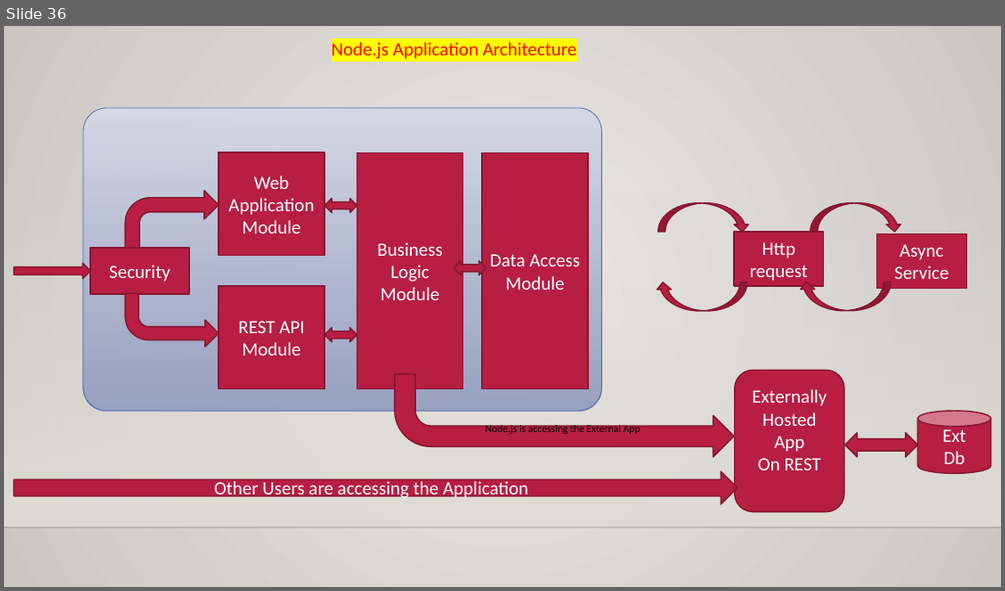
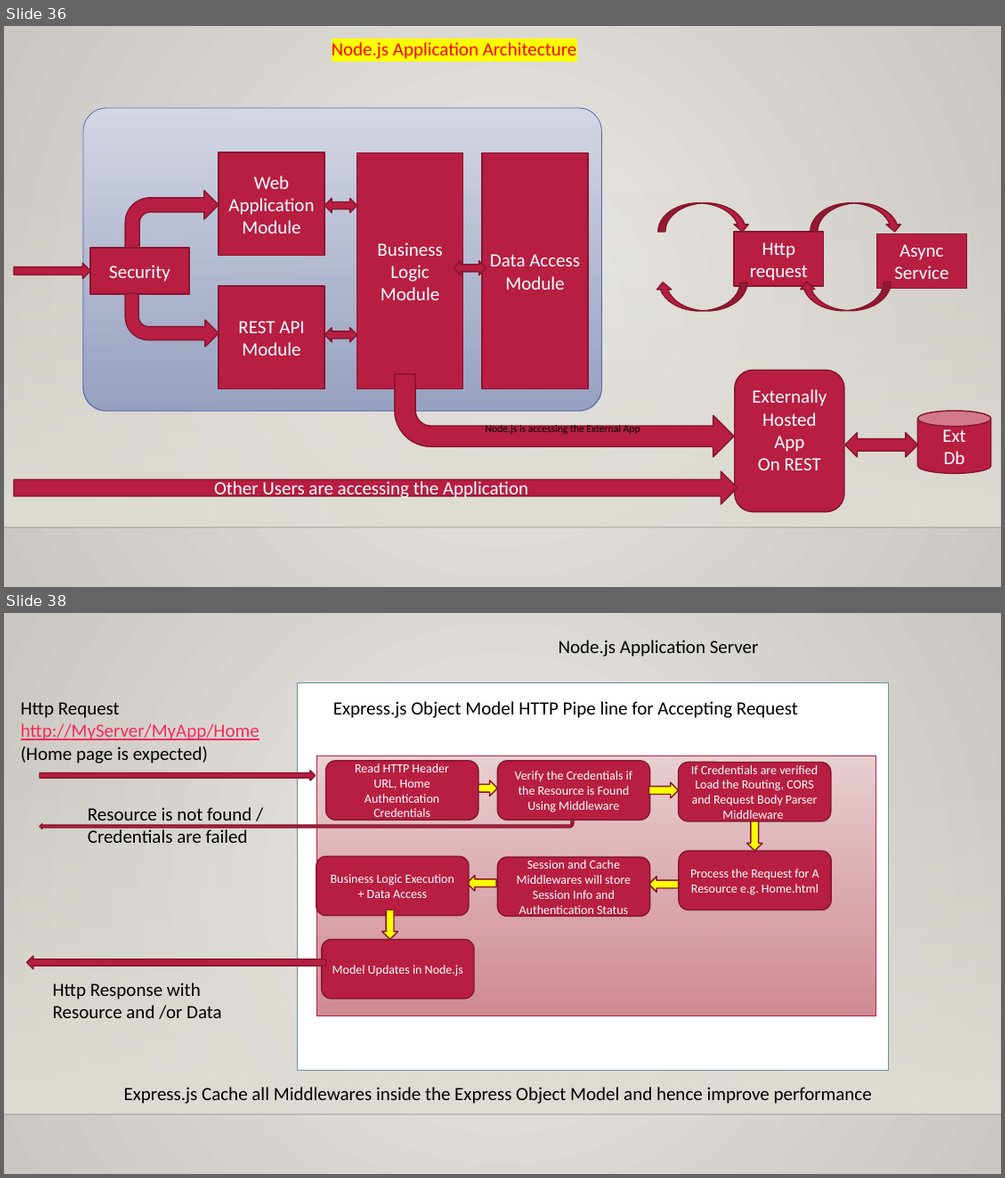
Before and after one commit to maheshsabnis/blazejan2021, a slide deck: Training_Notes_PPTs.pptx. Shown one above the other, each under a label of ours: slide 36 before the commit, slides 36 and 38 after it; the slides between them are not shown. The pictures are 1005x591 and 1005x1178 pixels, drawn with LibreOffice and Linux fonts; fonts in the diff are those of the drawing; background and template pictures are left out. Boxes give left, top, right and bottom in pixels: in the first picture for what was removed or moved away, otherwise in the second. Text is boxed around its words. In the diff, an @@ line names an element or a change of style, - is before the commit and + after.

```diff
--- a/Training_Notes_PPTs.pptx
+++ b/Training_Notes_PPTs.pptx
@@ slide 38 added at (x1=4, y1=613, x2=1001, y2=1174), background gradient #ECEAE7 to #CAC7C1; not listed: 2 template elements that a slide beside it also shows @@
@@ text added at (x1=558, y1=640, x2=759, y2=657), 18 pt, text #000000 @@
+Node.js Application Server
@@ rectangle added at (x1=297, y1=682, x2=888, y2=1070), fill #FFFFFF, outline #6892A0 1.25 pt @@
@@ text added at (x1=21, y1=702, x2=259, y2=763), 18 pt, text #000000 @@
+Http Request
+http://MyServer/MyApp/Home
+(Home page is expected)
@@ text added at (x1=333, y1=701, x2=798, y2=718), 18 pt, text #000000 @@
+Express.js Object Model HTTP Pipe line for Accepting Request
@@ right arrow added at (x1=40, y1=770, x2=316, y2=779), fill #B71E42, outline #871631 1.25 pt @@
@@ rectangle added at (x1=316, y1=755, x2=876, y2=1016), fill gradient #EAD1D3 to #CD828A, outline #B71E42 0.75 pt @@
@@ rounded rectangle added at (x1=325, y1=761, x2=478, y2=820), fill #B71E42, outline #871631 1.25 pt, 12 pt, text #FFFFFF @@
+Read HTTP Header
+URL, Home
+Authentication
+Credentials
@@ rounded rectangle added at (x1=498, y1=761, x2=650, y2=820), fill #B71E42, outline #871631 1.25 pt, 12 pt, text #FFFFFF @@
+Verify the Credentials if the Resource is Found
+Using Middleware
@@ rounded rectangle added at (x1=679, y1=762, x2=831, y2=821), fill #B71E42, outline #871631 1.25 pt, 12 pt, text #FFFFFF @@
+If Credentials are verified
+Load the Routing, CORS and Request Body Parser Middleware
@@ right arrow added at (x1=478, y1=780, x2=498, y2=796), fill #FFFF00, outline #871631 1.25 pt @@
@@ right arrow added at (x1=648, y1=783, x2=679, y2=798), fill #FFFF00, outline #871631 1.25 pt @@
@@ bent arrow added at (x1=40, y1=819, x2=574, y2=828), fill #B71E42, outline #871631 1.25 pt @@
@@ text added at (x1=88, y1=807, x2=251, y2=843), 18 pt, text #000000 @@
+Resource is not found / Credentials are failed
@@ right arrow added at (x1=747, y1=821, x2=762, y2=852), fill #FFFF00, outline #871631 1.25 pt @@
@@ rounded rectangle added at (x1=679, y1=851, x2=831, y2=910), fill #B71E42, outline #871631 1.25 pt, 12 pt, text #FFFFFF @@
+Process the Request for A Resource e.g. Home.html
@@ rounded rectangle added at (x1=316, y1=856, x2=469, y2=915), fill #B71E42, outline #871631 1.25 pt, 12 pt, text #FFFFFF @@
+Business Logic Execution
++ Data Access
@@ right arrow added at (x1=467, y1=876, x2=497, y2=892), fill #FFFF00, outline #871631 1.25 pt @@
@@ rounded rectangle added at (x1=498, y1=857, x2=650, y2=916), fill #B71E42, outline #871631 1.25 pt, 12 pt, text #FFFFFF @@
+Session and Cache Middlewares will store Session Info and Authentication Status
@@ right arrow added at (x1=648, y1=876, x2=679, y2=892), fill #FFFF00, outline #871631 1.25 pt @@
@@ right arrow added at (x1=382, y1=909, x2=397, y2=940), fill #FFFF00, outline #871631 1.25 pt @@
@@ left arrow added at (x1=26, y1=956, x2=325, y2=968), fill #B71E42, outline #871631 1.25 pt @@
@@ rounded rectangle added at (x1=322, y1=939, x2=474, y2=998), fill #B71E42, outline #871631 1.25 pt, 12 pt, text #FFFFFF @@
+Model Updates in Node.js
@@ text added at (x1=53, y1=982, x2=222, y2=1019), 18 pt, text #000000 @@
+Http Response with Resource and /or Data
@@ text added at (x1=124, y1=1086, x2=872, y2=1103), 18 pt, text #000000 @@
+Express.js Cache all Middlewares inside the Express Object Model and hence improve performance
```
Also in this commit, not shown: 1 other slide added, 8 other files.
